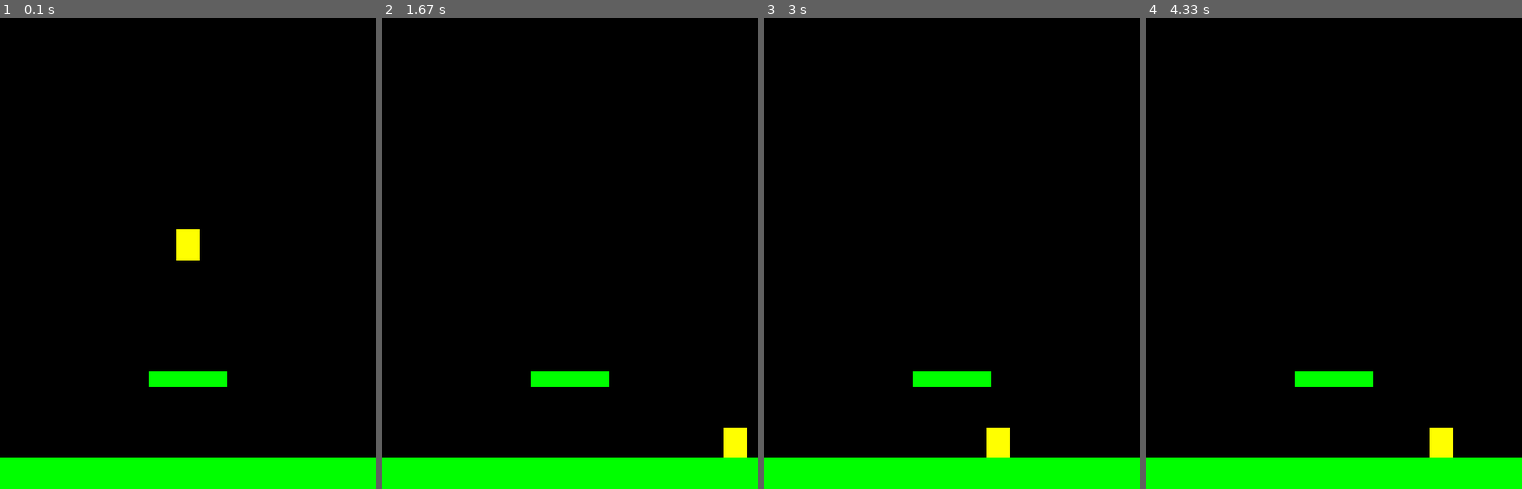
Above: before the commit, frames 1-4 (left to right).
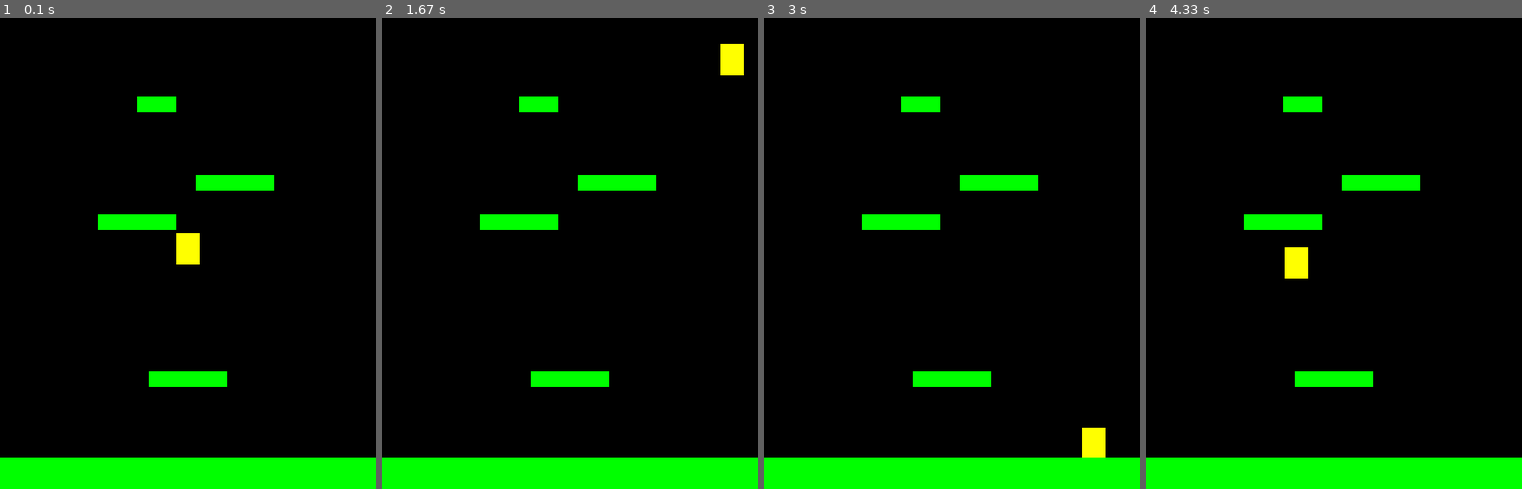
Above: after the commit, the same moments.

Repository: jchen236/pygame_fun
Game: pygame game, started from platformer/main.py
Two runs of this game, one before a commit and one after it. Both use one fixed random seed, a clock stepped at 60 frames per second and the inputs below.
Inputs:
- Up to frame 1 (0.1 s): no input
- Up to frame 2 (1.67 s): tap Space at 0.33, 0.73, 1.03, 1.23, 1.53 s; hold Right 0.67-1.13 s; hold Right 1.17-1.63 s
- Up to frame 3 (3 s): hold Left 1.67-2.2 s; tap Space at 1.73, 2.03, 2.3, 2.6, 2.73 s; hold Left 2.23-2.63 s; hold Right from 2.67 s (still down)
- Up to frame 4 (4.33 s): tap Space at 3.03, 3.4, 3.7, 3.9, 4.2 s; release Right at 3.3 s; hold Left 3.33-3.8 s; hold Right 3.83-4.3 s

The runs differ from the first frame. In frame 1, 1.8% of the frame differs, in the area x 26-73%, y 16-53%; in frame 2, 2.5%, in the area x 26-98%, y 5-94%; in frame 3, 2.5%; in frame 4, 2.5%.

Commit message:
Add more platforms and buggy jumping

Diff:
--- a/platformer/main.py
+++ b/platformer/main.py
@@ -18,14 +18,12 @@
         # Start a new game
         self.all_sprites = pg.sprite.Group()
         self.platforms = pg.sprite.Group()
-        self.player = Player()
+        self.player = Player(self)
         self.all_sprites.add(self.player)
-        p1 = Platform(0, HEIGHT - 40, WIDTH, 40)
-        p2 = Platform(WIDTH/2 - 50, HEIGHT * 3 / 4, 100, 20)
-        self.all_sprites.add(p2)
-        self.all_sprites.add(p1)
-        self.platforms.add(p1)
-        self.platforms.add(p2)
+        for platform in PLATFORM_LIST:
+           p = Platform(*platform)
+           self.all_sprites.add(p)
+           self.platforms.add(p)
         self.run()
 
     def run(self):
@@ -41,10 +39,12 @@
     def update(self):
         # Game Loop - Update
         self.all_sprites.update()
-        hits = pg.sprite.spritecollide(self.player, self.platforms, False)
-        if hits:
-            self.player.pos.y = hits[0].rect.top + 1
-            self.player.vel.y = 0
+        # Check if player hits a platform - only if falling
+        if self.player.vel.y > 0:
+            hits = pg.sprite.spritecollide(self.player, self.platforms, False)
+            if hits:
+                self.player.pos.y = hits[0].rect.top + 1
+                self.player.vel.y = 0
 
     def events(self):
         for event in pg.event.get():
@@ -52,6 +52,9 @@
             if event.type == pg.QUIT:
                 self.playing = False
                 self.running = False
+            if event.type == pg.KEYDOWN:
+                if event.key == pg.K_SPACE:
+                    self.player.jump()
 
     def draw(self):
         self.screen.fill(BLACK)
--- a/platformer/settings.py
+++ b/platformer/settings.py
@@ -5,8 +5,16 @@
 FPS = 60
 
 # Player props
-PLAYER_ACC = 0.5
-PLAYER_FRICTION = -0.12
+PLAYER_ACC = 1.3
+PLAYER_FRICTION = -0.09
+PLAYER_GRAV = 0.8
+
+# Starting platforms
+PLATFORM_LIST= [(0, HEIGHT - 40, WIDTH, 40),
+                (WIDTH/2 - 50, HEIGHT * 3 / 4, 100, 20),
+                (125, HEIGHT - 350, 100, 20),
+                (250, 200, 100, 20),
+                (175, 100, 50, 20)]
 
 # Colors
 WHITE = (255, 255, 255)
--- a/platformer/sprites.py
+++ b/platformer/sprites.py
@@ -5,7 +5,8 @@
 
 class Player(pg.sprite.Sprite):
 
-    def __init__(self):
+    def __init__(self, game):
+        self.game = game
         pg.sprite.Sprite.__init__(self)
         self.image = pg.Surface((30, 40))
         self.image.fill(YELLOW)
@@ -15,8 +16,16 @@
         self.vel = vec(0, 0)
         self.acc = vec(0, 0)
 
+    def jump(self):
+        # jump only if standing on platform
+        self.rect.y += 1
+        hits = pg.sprite.spritecollide(self, self.game.platforms, False)
+        self.rect.y -= 1
+        if hits:
+            self.vel.y = -20
+
     def update(self):
-        self.acc = vec(0, 0.5)
+        self.acc = vec(0, PLAYER_GRAV)
         keys = pg.key.get_pressed()
         if keys[pg.K_LEFT]:
             self.acc.x = -PLAYER_ACC
